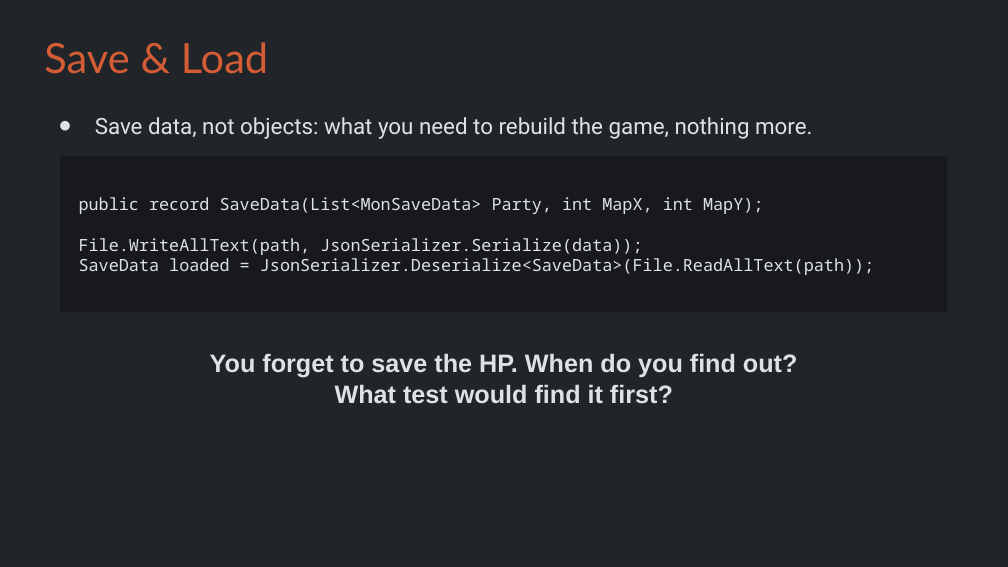
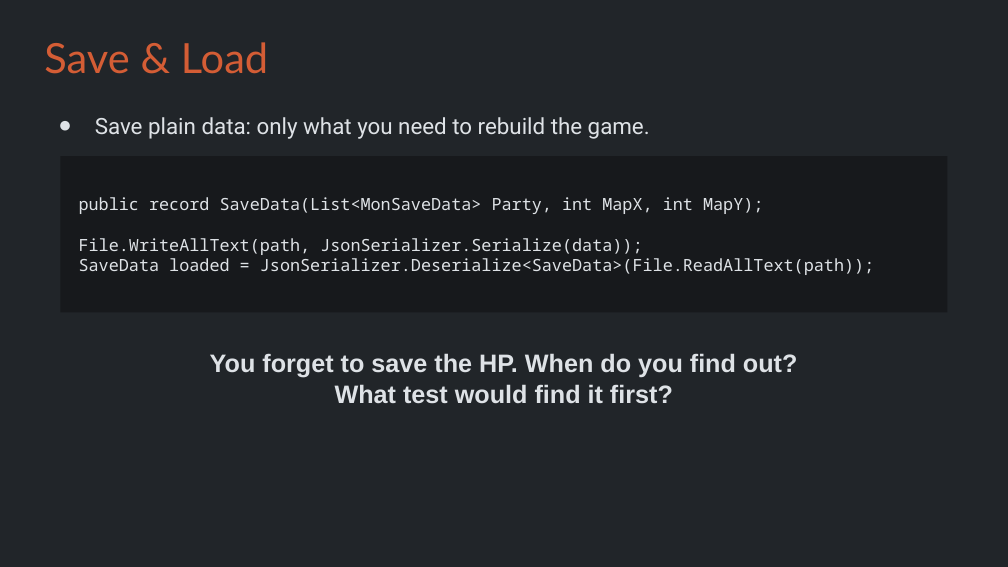
Before and after one commit to Metamate/gar, a slide deck: slide 28 of slides/10 Pokemon.pptx. Drawn at 1008x567 pixels with LibreOffice and Linux fonts; fonts in the diff are those of the drawing. Boxes give left, top, right and bottom in pixels: in the first picture for what was removed or moved away, otherwise in the second. Text is boxed around its words. In the diff, an @@ line names an element or a change of style, - is before the commit and + after.

```diff
--- a/slides/10 Pokemon.pptx
+++ b/slides/10 Pokemon.pptx
@@ text at (95, 117, 650, 139): text changed @@
-● Save data, not objects: what you need to rebuild the game, nothing more.
+● Save plain data: only what you need to rebuild the game.
```
Also in this commit, not shown: 24 other files.
